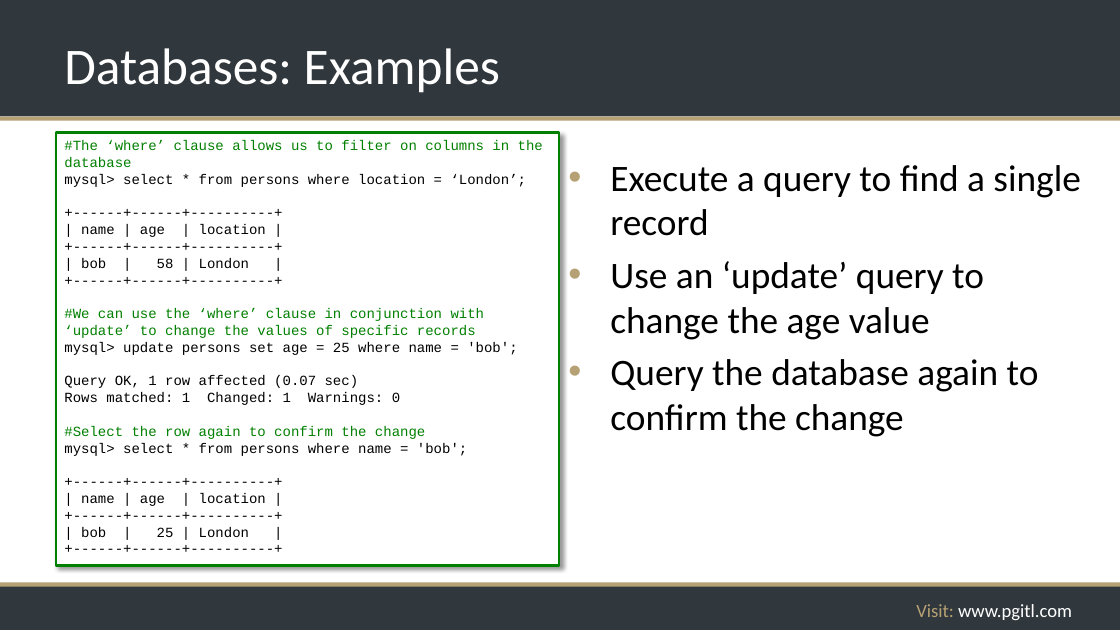
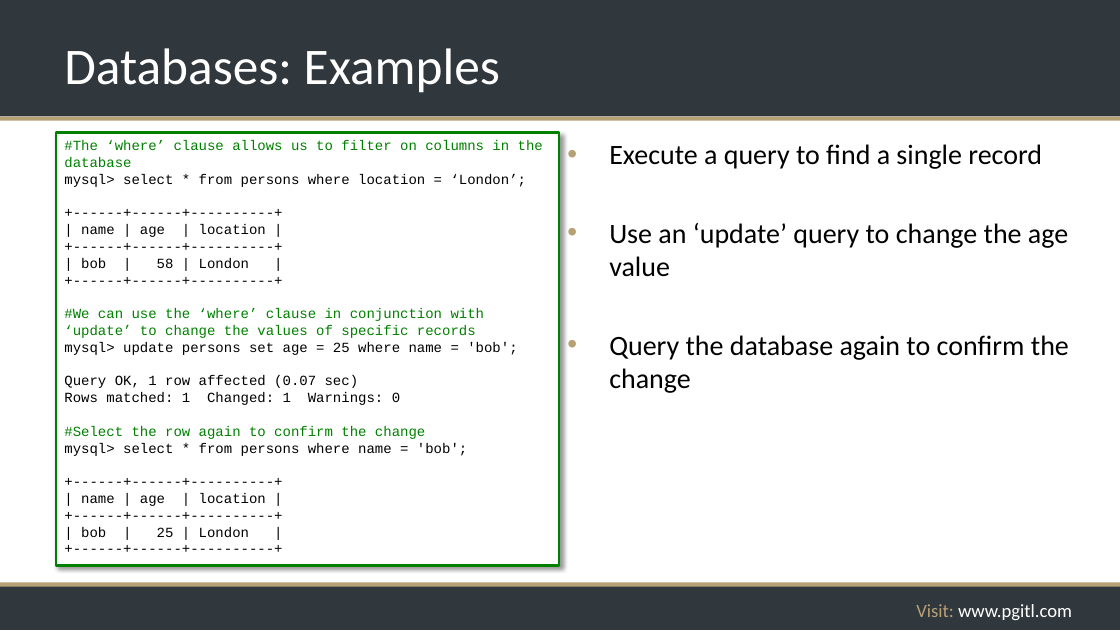
Before and after one commit to rikkouri/project-a, a slide deck: slide 195 of Programming Foundations.pptx. Drawn at 1120x630 pixels with LibreOffice and Linux fonts; fonts in the diff are those of the drawing; background and template pictures are left out. Boxes give left, top, right and bottom in pixels: in the first picture for what was removed or moved away, otherwise in the second. Text is boxed around its words. In the diff, an @@ line names an element or a change of style, - is before the commit and + after.

```diff
--- a/Programming Foundations.pptx
+++ b/Programming Foundations.pptx
@@ text "Execute a query to find ...": place and size @@
-text "Execute a query to find ..." at [610,165,1080,437]
+text "Execute a query to find ..." at [609,144,1069,393]
@@ text "Execute a query to find ..." at [609,144,1069,393]: size 32 to 24 pt; less space between paragraphs @@
```
Also in this commit, not shown: 147 other slides changed, 1 other file.
